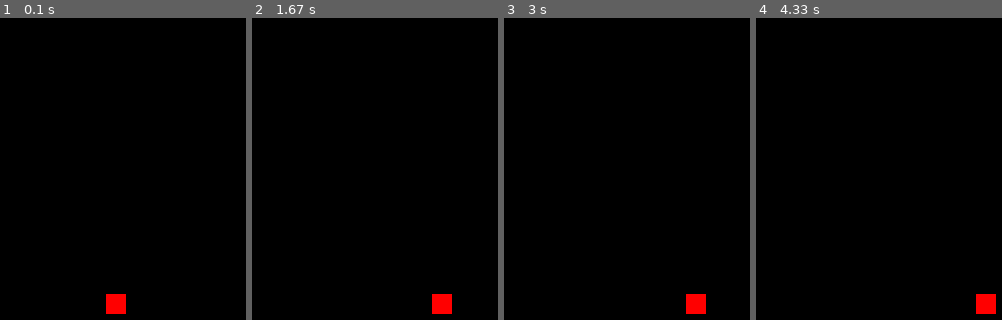
Above: before the commit, frames 1-4 (left to right).
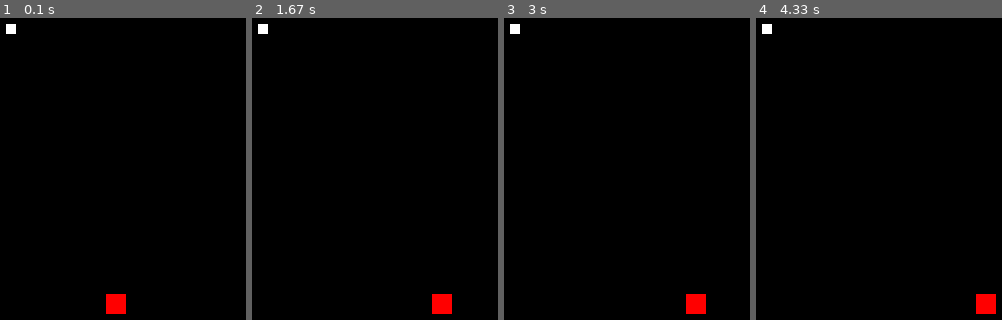
Above: after the commit, the same moments.

Repository: jgussman/PyGameSpaceInvaders
Game: pygame game, started from SpaceInvaders/spaceinvaders.py
The game is run twice, just before and just after one commit, with the same random seed, the same clock (stepped at 60 frames per second) and the same inputs.
Inputs:
- Up to frame 1 (0.1 s): no input
- Up to frame 2 (1.67 s): hold Right 0.33-0.8 s; hold Right 0.83-1.3 s; hold Left from 1.33 s (still down)
- Up to frame 3 (3 s): release Left at 1.87 s; hold Left 1.9-2.3 s; hold Right 2.33-2.97 s
- Up to frame 4 (4.33 s): hold Left 3-3.47 s; hold Right 3.5-3.97 s; hold Right from 4 s (still down)

The runs differ from the first frame. In frame 1, 0.1% of the frame differs, in the area x 2-7%, y 1-6%; in frame 2, 0.1%; in frame 3, 0.1%; in frame 4, 0.1%.

Commit message:
added alien

Diff:
--- a/SpaceInvaders/spaceinvaders.py
+++ b/SpaceInvaders/spaceinvaders.py
@@ -19,10 +19,23 @@
 pygame.display.set_caption('Space Invaders')
 clock = pygame.time.Clock()
 
-def alien(x,y,group):
-    h,w = AlienSize
-    pygame.draw.rect(gameDisplay,white,
-                     [x,y,h,w])
+
+class Alien():
+
+    def __init__(self,x,y,group):
+        h,w = AlienSize
+        self.h = h
+        self.w = w
+        self.x = x
+        self.y = y
+        self.group = group
+        self.rect = pygame.draw.rect(gameDisplay,white,
+                                     [x,y,h,w])
+
+    def draw(self,surface):
+        pygame.draw.rect(gameDisplay,white,
+                         [self.x,self.y,self.h,self.w])
+
 
 class Defender():
 
@@ -61,6 +74,7 @@
 
         gameDisplay.fill(black)
         defender.draw(gameDisplay)
+        alien.draw(gameDisplay)
         defender.update()
         pygame.display.update()
 
@@ -69,5 +83,5 @@
 
 if __name__ == "__main__":
     defender = Defender()
-    alien(300,300,'red')
+    alien = Alien(100,300,'white')
     game_loop()
